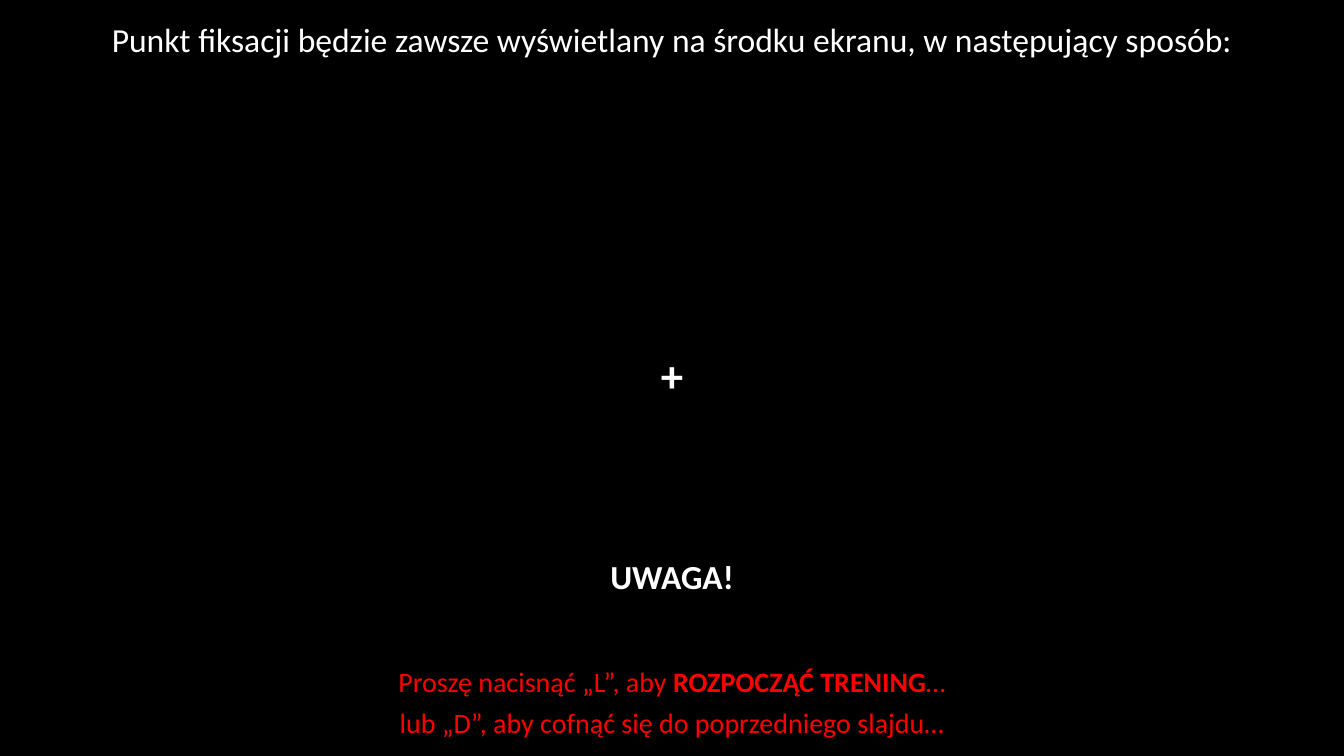
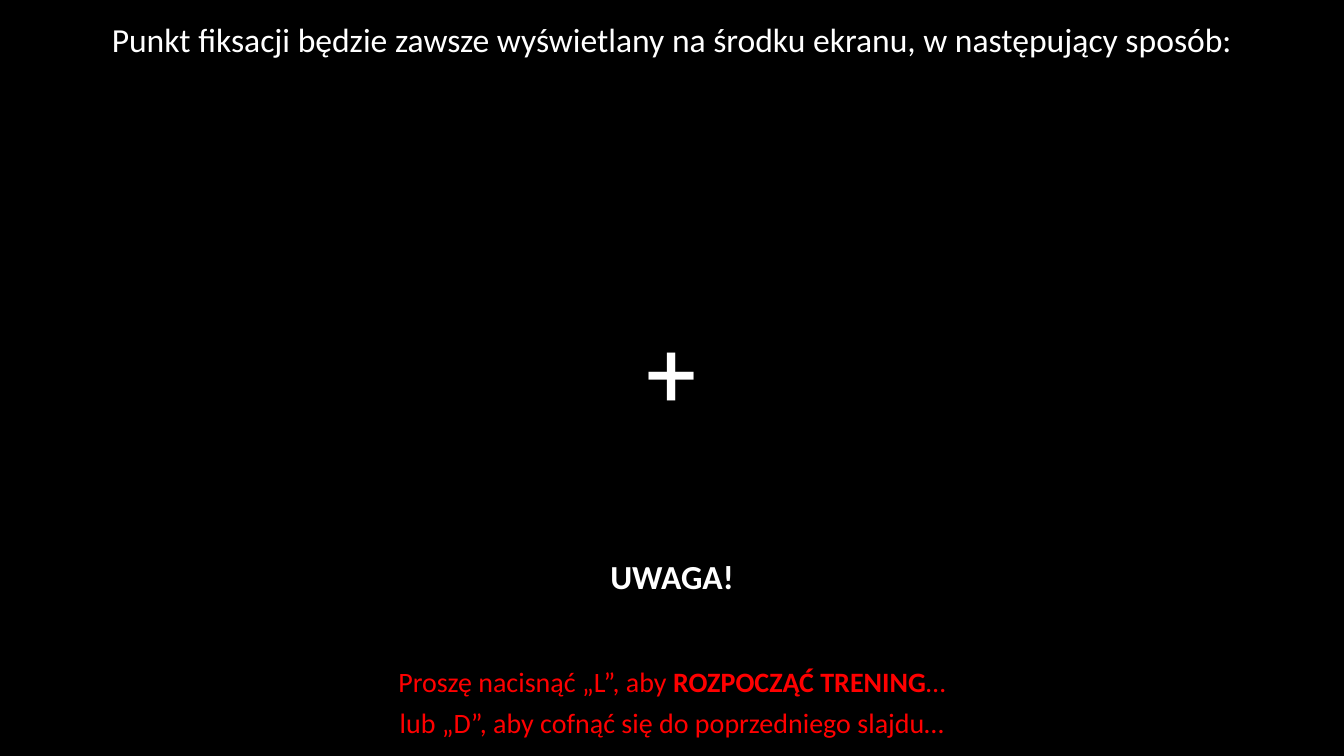
Before and after one commit to mmagnuski/senofag, a slide deck: slide 14 of EPRIME procedura png/Slajdy_proc1.pptx. Drawn at 1344x756 pixels with LibreOffice and Linux fonts; fonts in the diff are those of the drawing. Boxes give left, top, right and bottom in pixels: in the first picture for what was removed or moved away, otherwise in the second. Text is boxed around its words. In the diff, an @@ line names an element or a change of style, - is before the commit and + after.

```diff
--- a/EPRIME procedura png/Slajdy_proc1.pptx
+++ b/EPRIME procedura png/Slajdy_proc1.pptx
@@ text "+" at bbox=[623, 337, 722, 418]: size 32 to 66 pt, font Calibri to Roboto, bold off @@
```
Also in this commit, not shown: 1 other slide changed, 16 other files.
